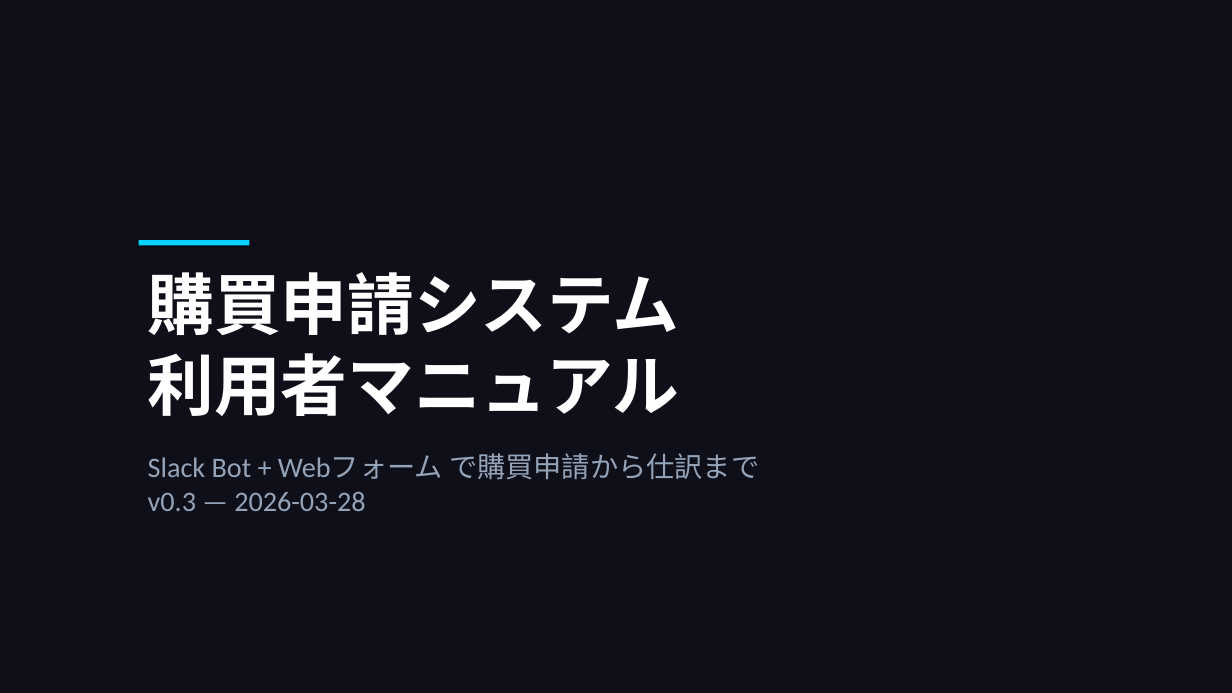
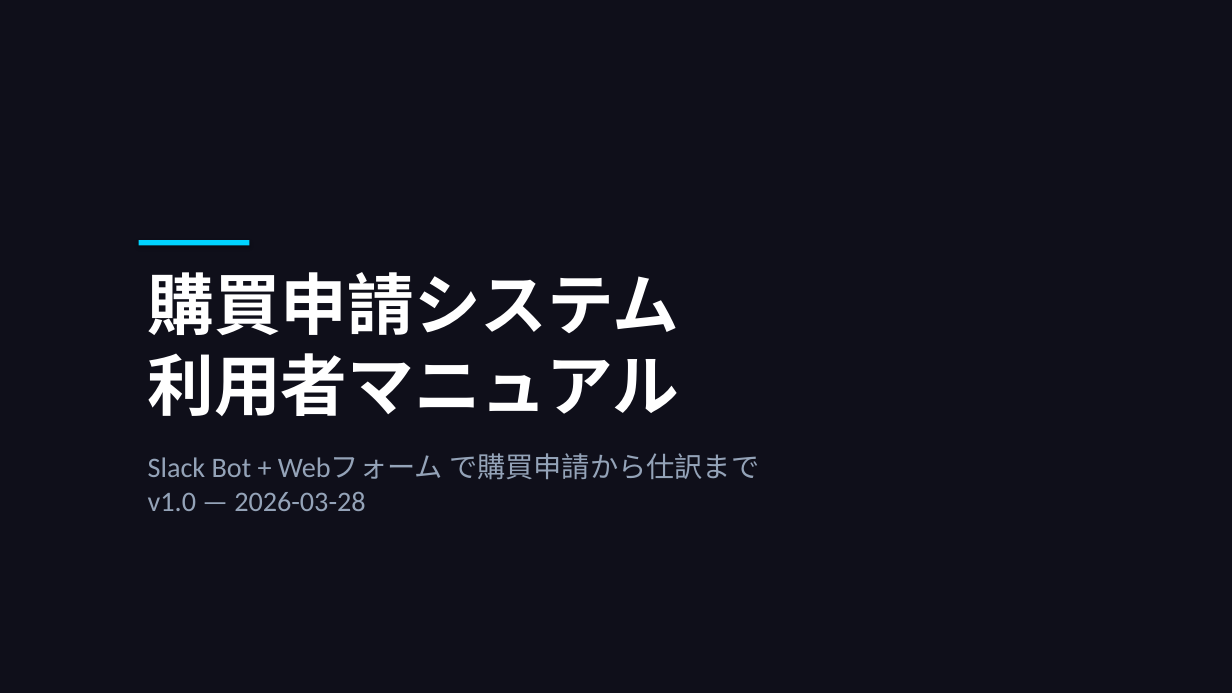
Before and after one commit to takeshiizawa123/next-procurement-poc, a slide deck: slide 1 of docs/user-manual.pptx. Drawn at 1232x693 pixels with LibreOffice and Linux fonts; fonts in the diff are those of the drawing. Boxes give left, top, right and bottom in pixels: in the first picture for what was removed or moved away, otherwise in the second. Text is boxed around its words. In the diff, an @@ line names an element or a change of style, - is before the commit and + after.

```diff
--- a/docs/user-manual.pptx
+++ b/docs/user-manual.pptx
@@ text at box(148, 453, 759, 511): text changed @@
-Slack Bot + Webフォーム で購買申請から仕訳まで
-v0.3 — 2026-03-28
+Slack Bot + Webフォーム で購買申請から仕訳まで
+v1.0 — 2026-03-28
```
Also in this commit, not shown: 22 other slides changed, 7 slides added, 10 slides removed, 1 other file.
